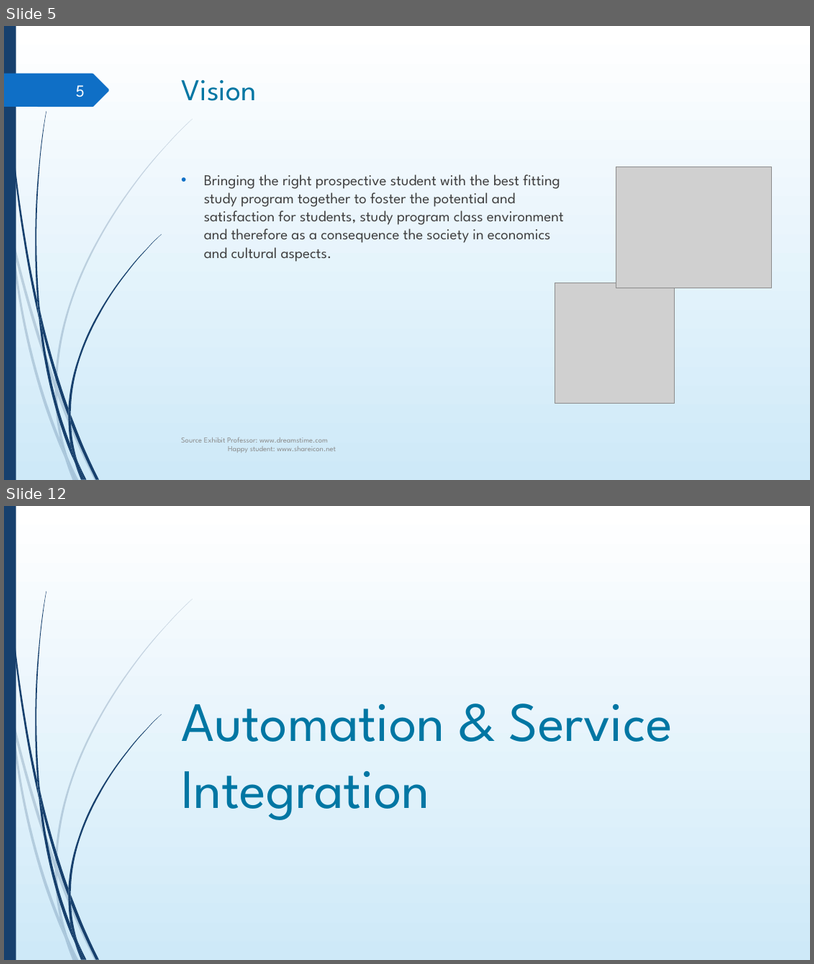
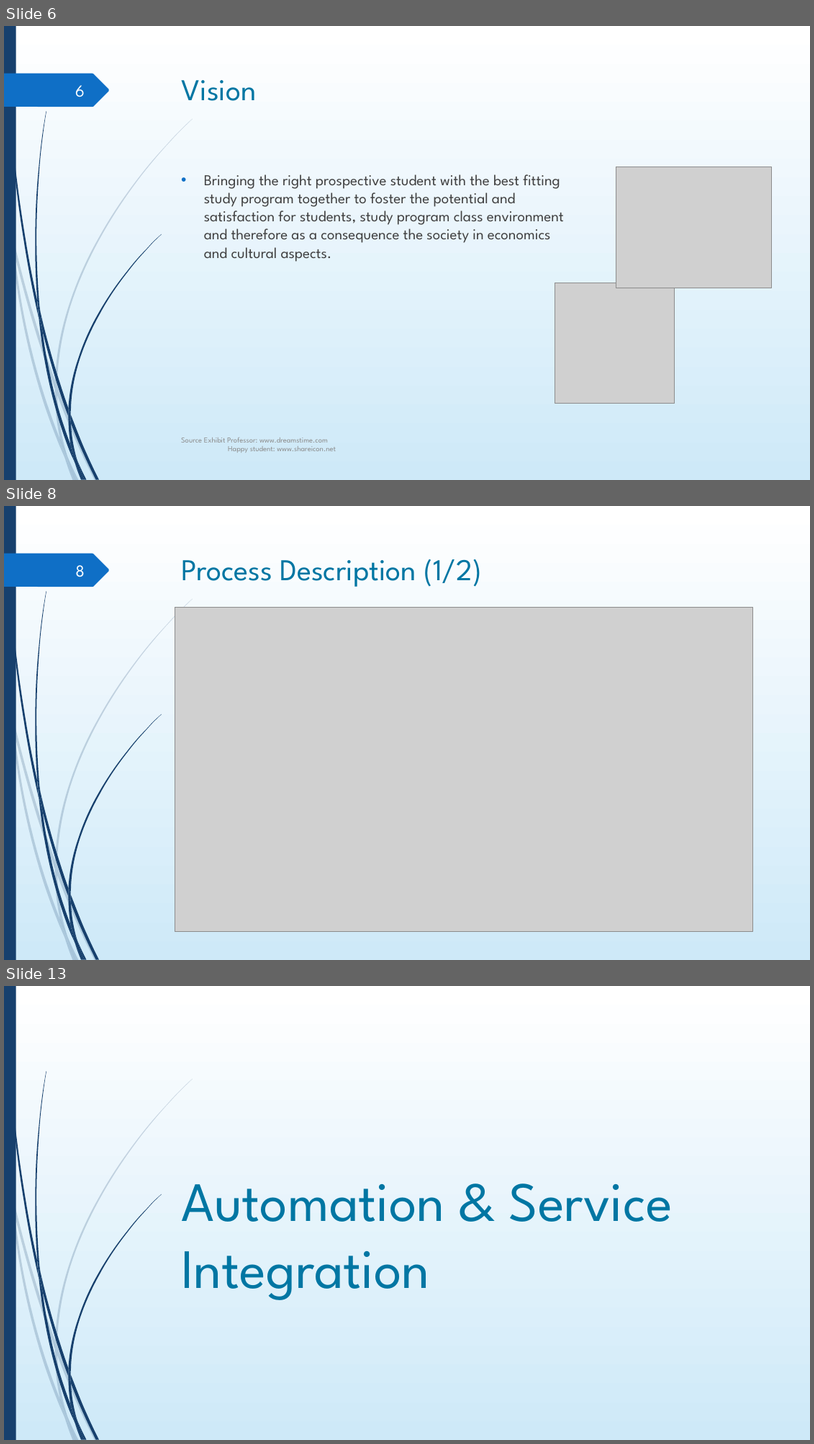
Before and after one commit to DigiBP/digibp-monterosa, a slide deck: Submission Documents/DBP_presentation.pptx. Shown one above the other, each under a label of ours: slides 5 and 12 before the commit, slides 6, 8 and 13 after it; the slides between them are not shown. The pictures are 814x964 and 814x1444 pixels, drawn with LibreOffice and Linux fonts; fonts in the diff are those of the drawing; grey boxes stand for pictures; background and template pictures are left out. Boxes give left, top, right and bottom in pixels: in the first picture for what was removed or moved away, otherwise in the second. Text is boxed around its words. In the diff, an @@ line names an element or a change of style, - is before the commit and + after.

```diff
--- a/Submission Documents/DBP_presentation.pptx
+++ b/Submission Documents/DBP_presentation.pptx
@@ slide 8 added at [4,506,810,960], background gradient #FFFFFF to #CEEAF9; not listed: 24 template elements that a slide beside it also shows @@
@@ page number added at [75,565,85,577], 20 pt, text #FEFFFF @@
+8
@@ title added at [182,559,482,587], 36 pt, text #0076A3 @@
+Process Description (1/2)
@@ picture added at [175,607,753,932] @@
@@ what was slide 5 is now slide 6 @@
@@ page number at [75,85,85,97]: text changed @@
-5
+6
@@ what was slide 12 is now slide 13 @@
```
Also in this commit, not shown: 7 slides changed, 2 other slides added, 3 slides removed, 4 other files.
